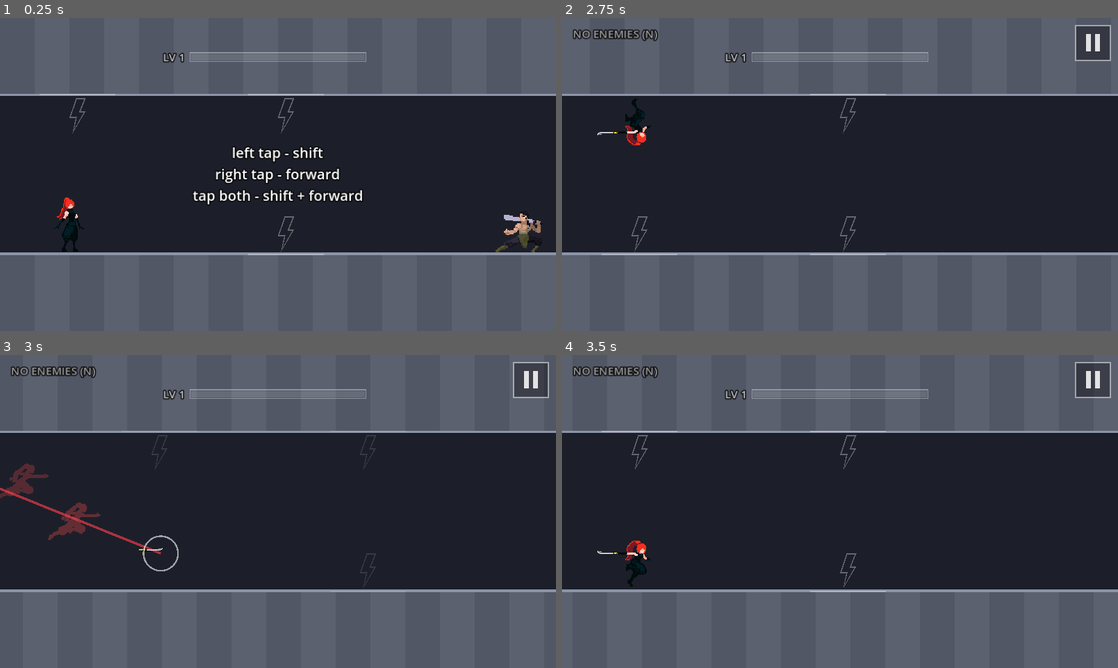
Above: before the commit, frames 1-4 (two rows, left to right).
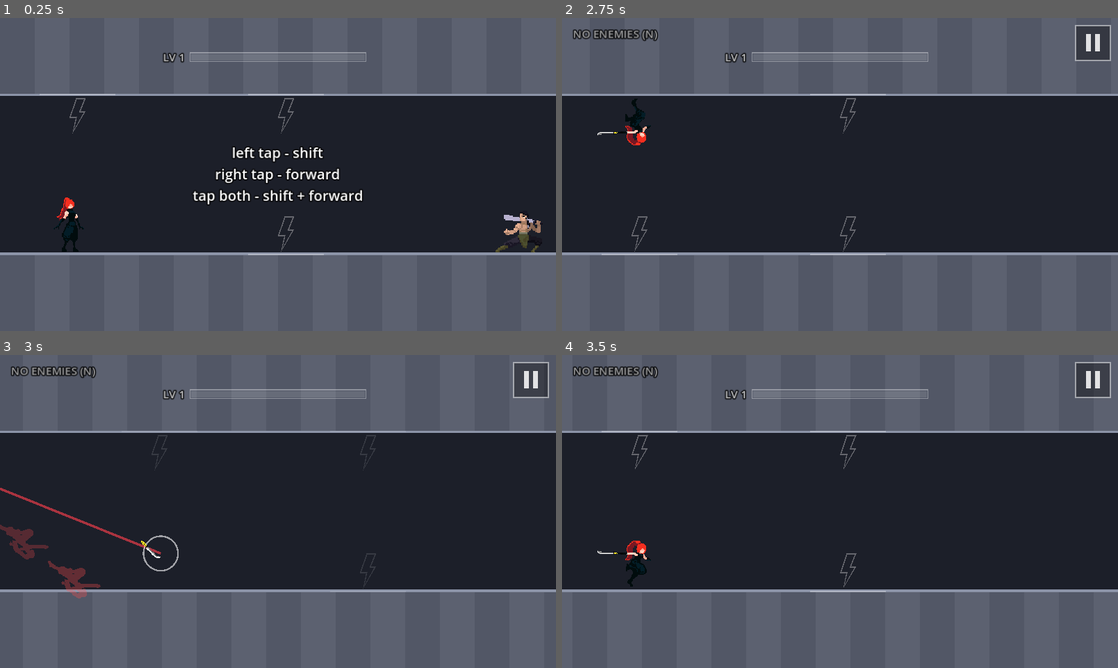
Above: after the commit, the same moments.

Repository: fredsbreads/game-off
Game: Godot game, scene res://scenes/main.tscn
The game is run twice, just before and just after one commit, with the same random seed, the same clock (stepped at 60 frames per second) and the same inputs.
Inputs (mouse positions are in pixels of both pictures, inside the frame that each line leads up to):
- Up to frame 1 (0.25 s): no input
- Up to frame 2 (2.75 s): tap Enter at 0.5 s; move the mouse to (812, 237) at 0.52 s; hold J (tp_vertical) 0.53-1.28 s; hold K (tp_forward) 0.53-2.03 s; click (812, 237) at 0.67 s; move the mouse to (1006, 221) at 1.27 s; tap Shift at 1.35 s; move the mouse to (673, 127) at 2.02 s; tap N at 2.1 s
- Up to frame 3 (3 s): move the mouse to (305, 511) at 2.77 s; tap J (tp_vertical) at 2.85 s; click (305, 511) at 2.92 s
- Up to frame 4 (3.5 s): no input

Frames 1-2 are identical in both runs. In frame 3, 1.4% of the frame differs, in the area x 0-30%, y 34-78%; in frame 4, nothing differs.

Commit message:
Diagonal sword for diagonal throws; red flash and strike afterimages on kills
Diagonal afterimages keep the orientation she left in.

Diff:
--- a/scripts/player.gd
+++ b/scripts/player.gd
@@ -56,6 +56,19 @@
 # teleport line runs, between these points at the start and where she lands.
 const THROW_SWORD_CENTRE := Vector2(75.5, 41.5)
 const THROW_VERTICAL_SWORD_CENTRE := Vector2(54.5, 16.5)
+# Diagonal teleports throw the sword at an angle: the one from the second
+# attack (hilt top-left, blade down and forward), mirrored to point up when
+# she goes floor -> ceiling.
+const DIAGONAL_SWORD := preload("res://assets/sprites/kunoichi_sword_diagonal.png")
+const DIAGONAL_SWORD_CENTRE := Vector2(12, 11)
+# Kills: she flashes red when she appears in her strike pose, and red copies
+# of that pose linger just behind her (toward where she came from).
+const STRIKE_FLASH := Color(1.0, 0.3, 0.3)
+const STRIKE_FLASH_TIME := 0.15
+const STRIKE_GHOSTS := 2
+const STRIKE_GHOST_STEP := 0.35   # tiles between copies
+const STRIKE_GHOST_FILL := Color(1.0, 0.25, 0.3, 0.5)
+const STRIKE_GHOST_LIFE := 0.25
 const GHOST_SHADER := preload("res://shaders/ghost.gdshader")
 const GHOST_OUTLINE := Color(1.0, 0.25, 0.3, 0.9)     # the lingering pose where she left
 const GHOST_OUTLINE_FILL := Color(1.0, 0.2, 0.25, 0.2)
@@ -111,6 +124,7 @@
 const STRIKE_MIN := 0.035  # the pose shows at least this long (~2 frames)
 var _last_attack := -1
 var _hidden_left := 0.0   # > 0: not shown yet (the thrown sword is still flying)
+var _last_from_feet := Vector2.ZERO   # where the last teleport started
 var _arc: Sprite2D
 var _arc_material: ShaderMaterial
 const ARC_NONE := -100.0
@@ -184,6 +198,7 @@
 	_strike_time = 0.0
 	_play("attack")
 	_sprite.frame = pick
+	_strike_flair(pick)
 	_arc.texture = ARC_TEXTURES[pick]
 	_arc_material.set_shader_parameter("t_map", ARC_T_MAPS[pick])
 	_arc.z_index = 1 if ARC_IN_FRONT[pick] else -1
@@ -212,12 +227,19 @@
 	# 2. ...the sword flies to where she lands (flipping halfway if she
 	# changes rows)...
 	var centre: Vector2 = THROW_VERTICAL_SWORD_CENTRE if vertical else THROW_SWORD_CENTRE
-	var flying := _sprite_at(sword, centre, sword_point(move, from_feet, from_row), from_row)
+	var diagonal := move == Rules.Move.DIAGONAL
+	if diagonal:
+		sword = DIAGONAL_SWORD
+		centre = DIAGONAL_SWORD_CENTRE
+	# (The diagonal sword points down and forward as drawn: flip it when
+	# going up from the floor.)
+	var sword_row := (Rules.Row.CEILING if from_row == Rules.Row.FLOOR else Rules.Row.FLOOR) if diagonal else from_row
+	var flying := _sprite_at(sword, centre, sword_point(move, from_feet, from_row), sword_row)
 	flying.z_index = 2
 	var ft := flying.create_tween()
 	ft.tween_property(flying, "global_position", sword_point(move, to_feet, row), SWORD_FLIGHT)
 	ft.tween_callback(flying.queue_free)
-	if row != from_row:
+	if row != from_row and not diagonal:
 		var flip := flying.create_tween()
 		flip.tween_interval(SWORD_FLIGHT * 0.5)
 		flip.tween_callback(func() -> void: flying.scale.y = -flying.scale.y)
@@ -225,13 +247,35 @@
 	# fading red outline.
 	_hidden_left = SWORD_FLIGHT
 	_sprite.visible = false
+	_last_from_feet = from_feet
 	_ghost(tex, feet, from_feet, from_row, GHOST_OUTLINE_FILL, GHOST_OUTLINE, GHOST_OUTLINE_LIFE, 1.0, SWORD_FLIGHT)
 	for i in range(1, GHOST_TRAIL_COUNT + 1):
 		var k := float(i) / (GHOST_TRAIL_COUNT + 1)
-		var on_row := from_row if k < 0.5 else row   # flips halfway across
+		# Across: flips halfway. Diagonal: all keep the way she left.
+		var on_row := from_row if (k < 0.5 or diagonal) else row
 		# Nearer her = a bit stronger.
 		_ghost(tex, feet, from_feet.lerp(to_feet, k), on_row, GHOST_TRAIL_FILL, Color(0, 0, 0, 0),
 			GHOST_TRAIL_LIFE, 0.4 + 0.6 * k)
+
+
+## When she appears in a strike pose: a quick red flash on her, and red copies
+## of the pose just behind her (toward where she came from).
+func _strike_flair(pick: int) -> void:
+	var delay := _hidden_left
+	var flash := _sprite.create_tween()
+	if delay > 0.0:
+		flash.tween_interval(delay)
+	flash.tween_callback(func() -> void: _sprite.modulate = STRIKE_FLASH)
+	flash.tween_property(_sprite, "modulate", Color.WHITE, STRIKE_FLASH_TIME)
+	var here := Vector2(x * Rules.TILE, Rules.surface_y(row))
+	var back := (_last_from_feet - here)
+	if back.length() < 1.0:
+		return
+	back = back.normalized() * STRIKE_GHOST_STEP * Rules.TILE
+	var tex: Texture2D = _sprite.sprite_frames.get_frame_texture("attack", pick)
+	for i in range(1, STRIKE_GHOSTS + 1):
+		_ghost(tex, ATTACK_FEET, here + back * i, row, STRIKE_GHOST_FILL, Color(0, 0, 0, 0),
+			STRIKE_GHOST_LIFE, 1.0 - 0.35 * (i - 1), delay)
 
 
 ## Where the sword is in her throw pose for `move`, standing at feet_pos in
Binary file added: assets/sprites/kunoichi_sword_diagonal.png
Not shown, added: assets/sprites/kunoichi_sword_diagonal.png.import
